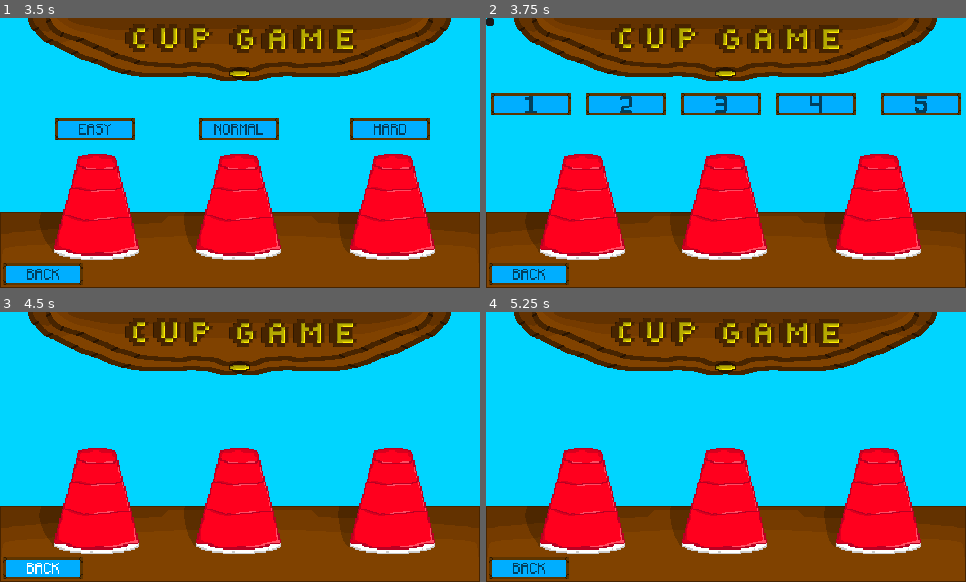
Above: before the commit, frames 1-4 (two rows, left to right).
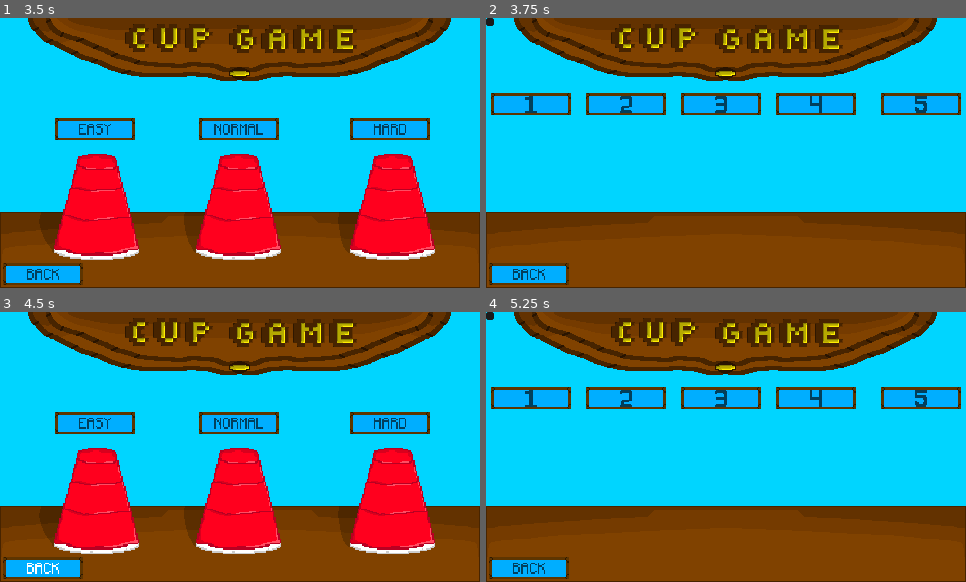
Above: after the commit, the same moments.

Repository: DaveguyProductions/Cup_Game
Game: Godot game, scene res://Scenes/Scenes/MainMenu.tscn
The game is run twice, just before and just after one commit, with the same random seed, the same clock (stepped at 60 frames per second) and the same inputs. Sound files missing from this copy of the repository are replaced by a short silence.
Inputs (mouse positions are in pixels of both pictures, inside the frame that each line leads up to):
- Up to frame 1 (3.5 s): click (96, 128) at 0.5 s; click (96, 128) at 1.25 s; click (240, 128) at 2 s; click (96, 128) at 2.75 s
- Up to frame 2 (3.75 s): click (874, 128) at 3.5 s
- Up to frame 3 (4.5 s): click (43, 568) at 4.25 s
- Up to frame 4 (5.25 s): click (582, 422) at 5.02 s

Frame 1 is identical in both runs. In frame 2, 16% of the frame differs, in the area x 8-91%, y 50-90%; in frame 3, 4.1%; in frame 4, 23%, in the area x 0-99%, y 0-90%.

Commit message:
Updated Scripts
Changed Scripts from SGC

Diff:
--- a/Scripts/Menu/main_menu.gd
+++ b/Scripts/Menu/main_menu.gd
@@ -49,7 +49,7 @@
 	$Audio/ButtonClick.play()
 	hide_menu()
 	show_diff()
-	screen += 1
+	screen = 1
 
 # -------SETTINGS BUTTON LOGIC-------
 func _on_settings_button_mouse_entered() -> void:
@@ -66,6 +66,7 @@
 	$BackButton.visible = true
 	$QuitButton.visible = false
 	$CupsRedMenu.visible = false
+	screen = 3
 
 # -------QUIT BUTTON LOGIC-------
 func _on_quit_button_mouse_entered() -> void:
@@ -89,10 +90,7 @@
 
 func _on_easy_button_pressed() -> void:
 	difficulty = 1
-	screen = 2
-	hide_diff()
-	show_rounds()
-	$Audio/ButtonClick.play()
+	to_diff_screen()
 
 # -------NORMAL BUTTON SETTINGS -------
 func _on_normal_button_mouse_entered() -> void:
@@ -104,10 +102,7 @@
 
 func _on_normal_button_pressed() -> void:
 	difficulty = 2
-	screen = 2
-	hide_diff()
-	show_rounds()
-	$Audio/ButtonClick.play()
+	to_diff_screen()
 
 # -------HARD BUTTON SETTINGS -------
 func _on_hard_button_mouse_entered() -> void:
@@ -119,10 +114,7 @@
 
 func _on_hard_button_pressed() -> void:
 	difficulty = 3
-	screen = 2
-	hide_diff()
-	show_rounds()
-	$Audio/ButtonClick.play()
+	to_diff_screen()
 
 # -------BACK BUTTON LOGIC-------
 func _on_back_button_mouse_entered() -> void:
@@ -142,11 +134,20 @@
 	if diff_hidden == false:
 		hide_diff()
 
+	# Back to difficuly from rounds
+	if screen == 2:
+		screen = 1
+		hide_rounds()
+		show_diff()
+		$CupsRedMenu.visible = true
+
+
+
 # -------ROUND ONE BUTTON LOGIC-------
 func _on_round_1_button_mouse_entered() -> void:
 	$Round_Buttons/Round1Button.icon = ResourceLoader.load("res://Assets/Art/Menu/Rounds/One_Round_B2.png")
 	$Audio/ButtonHover.play()
-	rounds = 1
+
 
 func _on_round_1_button_mouse_exited() -> void:
 	$Round_Buttons/Round1Button.icon = ResourceLoader.load("res://Assets/Art/Menu/Rounds/One_Round_B1.png")
@@ -171,6 +172,8 @@
 
 
 # ------- FUNCTIONS -------
+
+# ------- TRANSITION FUNCTIONS -------
 func _on_canvas_layer_transition() -> void:
 	$DaveGuyProductionsSs.visible = false
 	$CanvasLayer/ColorRect.visible = false
@@ -185,6 +188,7 @@
 		$Audio/DaveGuyFanfare2.stop()
 		menu_passed = true
 
+#------- BUTTON VISIBILITY FUNCTIONS -------
 func show_rounds():
 	$Round_Buttons/Round1Button.visible = true
 	$Round_Buttons/Round2Button.visible = true
@@ -235,3 +239,10 @@
 	$SettingsButton.visible = false
 	$QuitButton.visible = false
 	$BackButton.visible = true
+
+func to_diff_screen():
+	screen = 2
+	hide_diff()
+	show_rounds()
+	$CupsRedMenu.visible = false
+	$Audio/ButtonClick.play()
